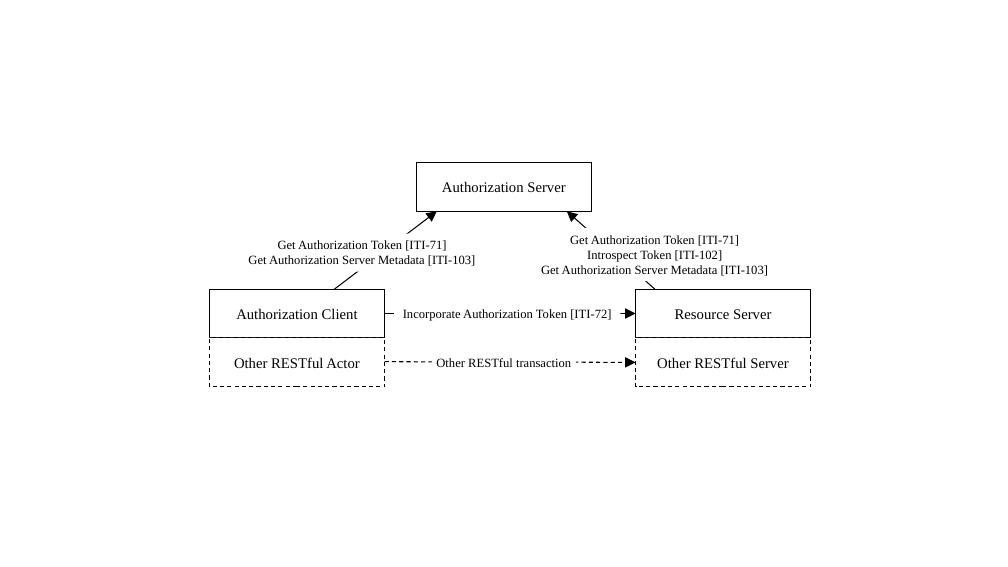
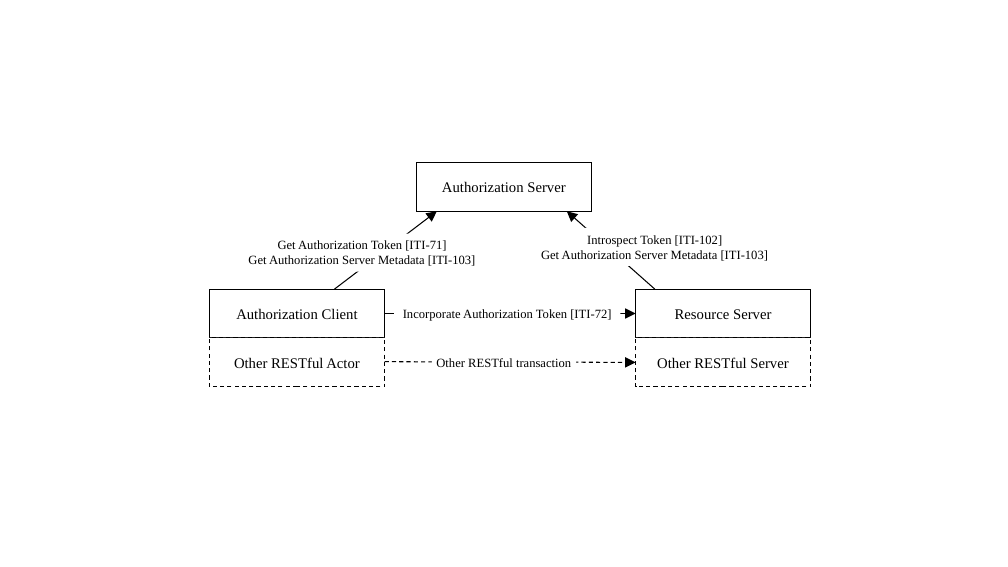
Before and after one commit to IHE/ITI.IUA, a slide deck: slide 1 of media/Actors.pptx. Drawn at 1008x567 pixels with LibreOffice and Linux fonts; fonts in the diff are those of the drawing. Boxes give left, top, right and bottom in pixels: in the first picture for what was removed or moved away, otherwise in the second. Text is boxed around its words. In the diff, an @@ line names an element or a change of style, - is before the commit and + after.

```diff
--- a/media/Actors.pptx
+++ b/media/Actors.pptx
@@ text at <box>570,235,739,246</box>: paragraph removed @@
-Get Authorization Token [ITI-71]
```
Also in this commit, not shown: 8 other files.
